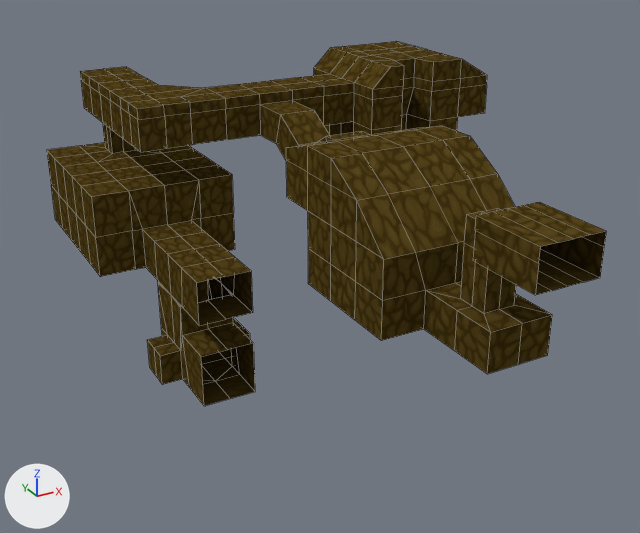
Renders of the Blender file Blends/level-7.blend from each side of a commit.
Rendered twice from a 50 mm lens placed at (-35.3, -41.2, 28.9), pointed at (0.2, 23.4, -3.4). Lighting does not change. The marker at lower left points along +X, +Y and +Z. The picture after the commit comes second. Mesh edges are drawn as thin lines.

The first picture shows 'level-7'.
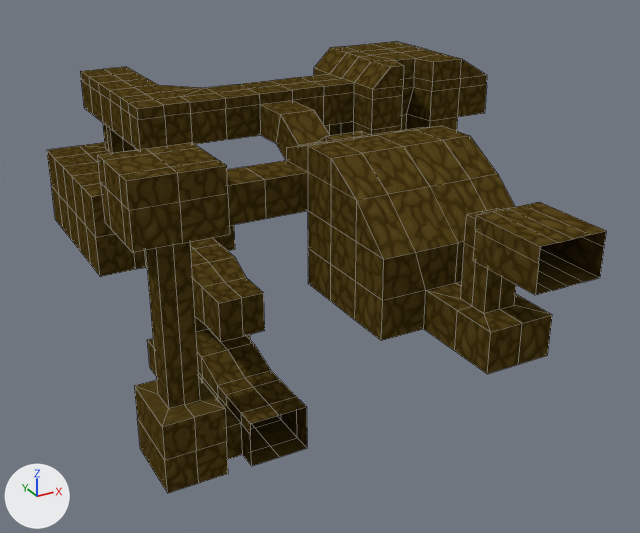
Commit message: working on level 7

The change, as a list of edits to the scene's bpy script:
```text
Change me_level_7:
    used by ob_level_7; location = (0.0, 0.0, 0.0)
    remove me_level_7.from_pydata(...)  # 528 vertices, 534 faces; spans x -16.5..24.5, y -7.0..54.0, z -14.0..12.0
    add me_level_7.from_pydata(...)  # 642 vertices, 650 faces; spans x -20.0..24.5, y -7.0..54.0, z -14.0..12.0
    me_level_7 part 1
    5 vertices are removed from x -12.0..-7.0, y 22.5, z -6.0..-2.0
    9 faces are deleted
    69 vertices are added at x -20.0..-7.0, y 12.5..26.6, z -14.0..11.0
    6 new vertices lie (0.0, 0.0, 3.0) away from vertices in x -14.0..-12.0, y 14.2..22.5, z -14.0
    6 new vertices lie (0.0, -1.7, 0.0) away from vertices in x -14.0..-7.0, y 14.2, z -14.0..-11.0
    8 new vertices lie (-2.5, 0.0, 0.0) away from vertices in x -14.0..-7.0, y 12.5..19.0, z -14.0..-10.0
    5 new vertices lie (-2.5, 0.0, 0.0) away from vertices in x -16.5, y 12.5..17.2, z -14.0..-8.0
    5 new vertices lie (0.0, 1.8, 0.0) away from vertices in x -19.0..-14.0, y 17.2, z -14.0..-8.0
    14 new vertices lie (0.0, 1.5, 0.0) away from vertices in x -20.0..-13.0, y 12.5..17.5, z 6.0..11.0
    6 new vertices lie (0.0, 0.0, 14.0) away from vertices in x -17.8..-15.3, y 14.5..17.0, z -8.0
    88 new faces join them, mat_dirt_wall (picture img_dirt_wall_png)
    37 new faces join them, mat_terrain (picture img_dirt_png)
    me_level_7 part 2: 525 kept faces spanning x -16.5..24.5, y -7.0..54.0, z -14.0..12.0 get new texture (UV) coordinates
```

Changed parts and their boxes (x1, y1, x2, y2) in the pictures (640 x 533 px):
'level-7', reshaped (24% taller): before (47, 41, 606, 406); after (47, 41, 606, 493)
part 1 of me_level_7, built on: before (181, 160, 308, 405); after (98, 142, 308, 493)
part 2 of me_level_7, surface changed: before (58, 42, 602, 406); after (58, 42, 602, 375)
